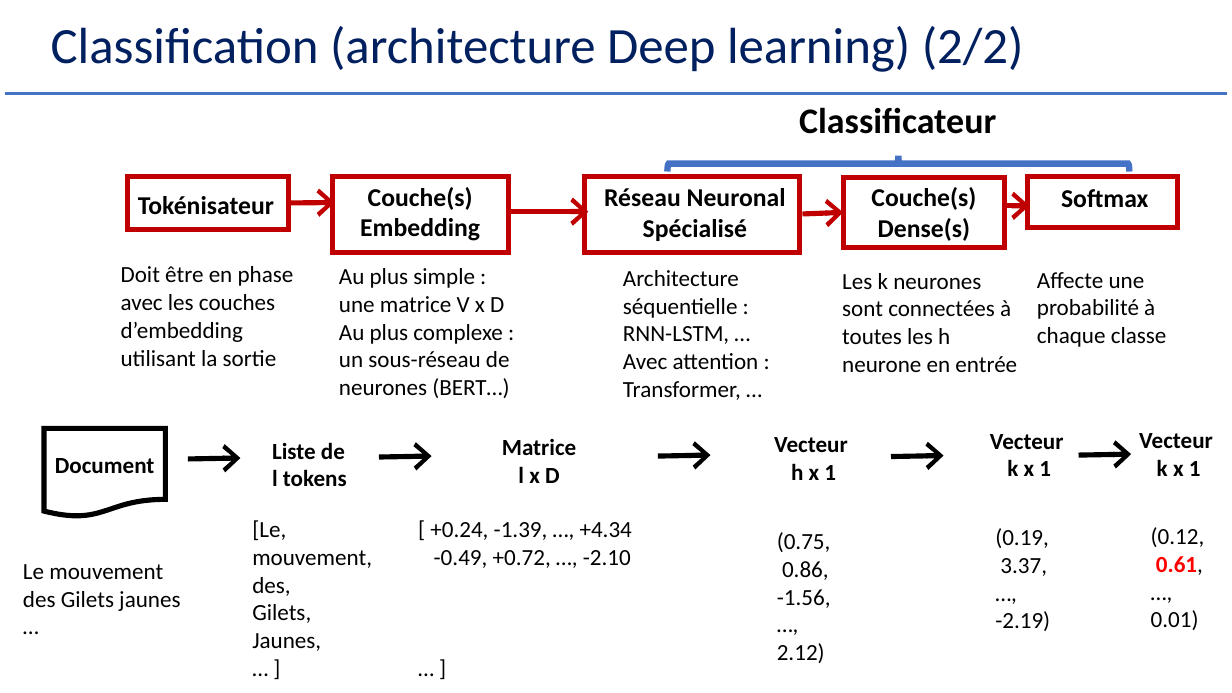
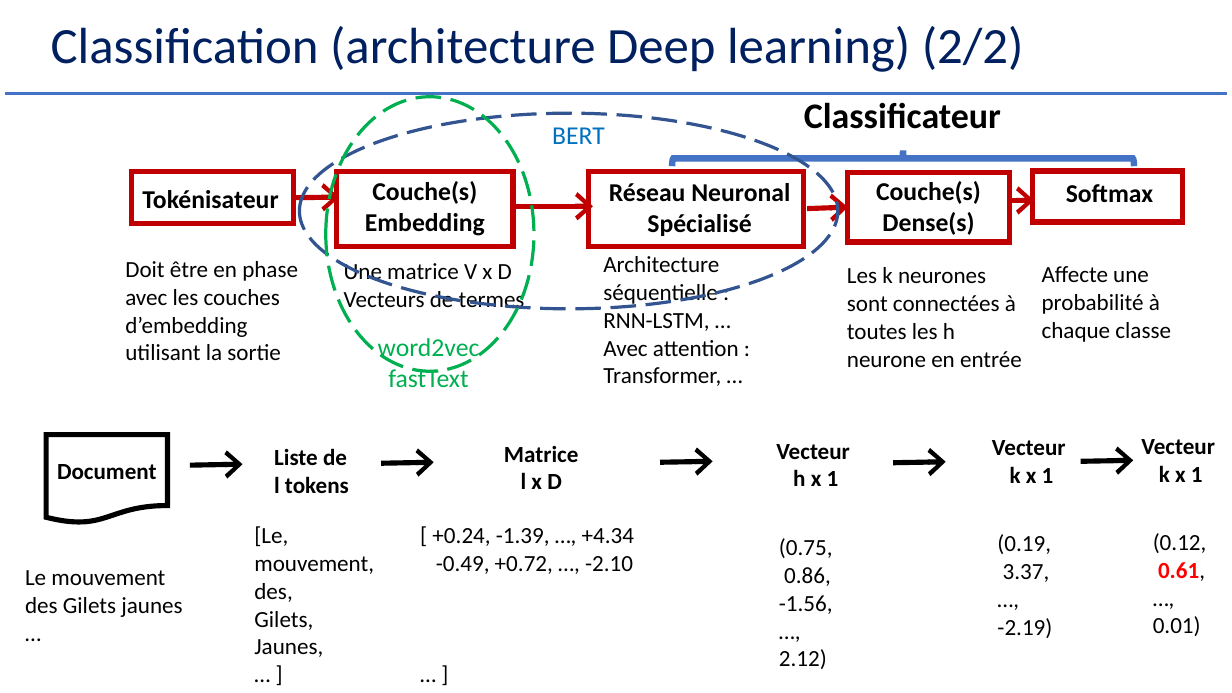
Before and after one commit to Herve-Guerin/cours-NLP-Gustave-Eiffel, a slide deck: slide 87 of Slides/NLP et Analyse Textuelle V2 - 2.pptx (slide 76 before the commit). Drawn at 1232x693 pixels with LibreOffice and Linux fonts; fonts in the diff are those of the drawing. Boxes give left, top, right and bottom in pixels: in the first picture for what was removed or moved away, otherwise in the second. Text is boxed around its words. In the diff, an @@ line names an element or a change of style, - is before the commit and + after.

```diff
--- a/Slides/NLP et Analyse Textuelle V2 - 2.pptx
+++ b/Slides/NLP et Analyse Textuelle V2 - 2.pptx
@@ ellipse added at (299,114,838,310), outline #325491 2.5 pt dashed @@
@@ ellipse added at (326,97,534,372), outline #00B050 2.5 pt dashed @@
@@ text added at (552,127,605,144), 20 pt, text #0070C0 @@
+BERT
@@ 9 texts, 5 rectangles, 4 arrows, 1 right brace: place and size @@
-9 texts, 5 rectangles, 4 arrows, 1 right brace at (121,107,1177,372)
+9 texts, 5 rectangles, 4 arrows, 1 right brace at (125,102,1182,367)
@@ text at (344,263,525,313): text changed @@
-Au plus simple :
-une matrice V x D
-Au plus complexe :
-un sous-réseau de neurones (BERT…)
+Une matrice V x D
+Vecteurs de termes
@@ text "Architecture séquentielle :": place and size @@
-text "Architecture séquentielle :" at (623,270,759,400)
+text "Architecture séquentielle :" at (603,256,739,386)
@@ text added at (378,338,480,388), 20 pt, text #00B050 @@
+word2vec
+fastText
@@ 7 texts, 4 arrows, 1 flow chart document: place and size @@
-7 texts, 4 arrows, 1 flow chart document at (23,429,1131,663)
+7 texts, 4 arrows, 1 flow chart document at (25,434,1133,669)
@@ 4 texts, 1 arrow: place and size @@
-4 texts, 1 arrow at (774,433,1213,631)
+4 texts, 1 arrow at (776,439,1215,638)
```
Also in this commit, not shown: 14 other slides changed, 11 slides added.
